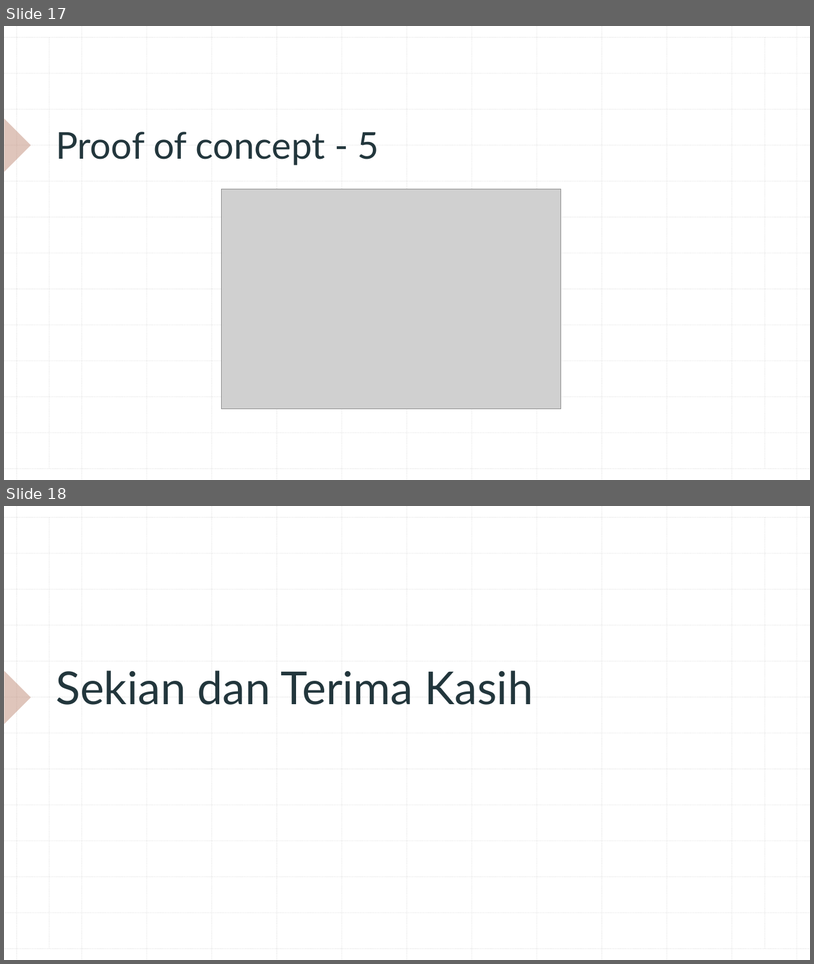
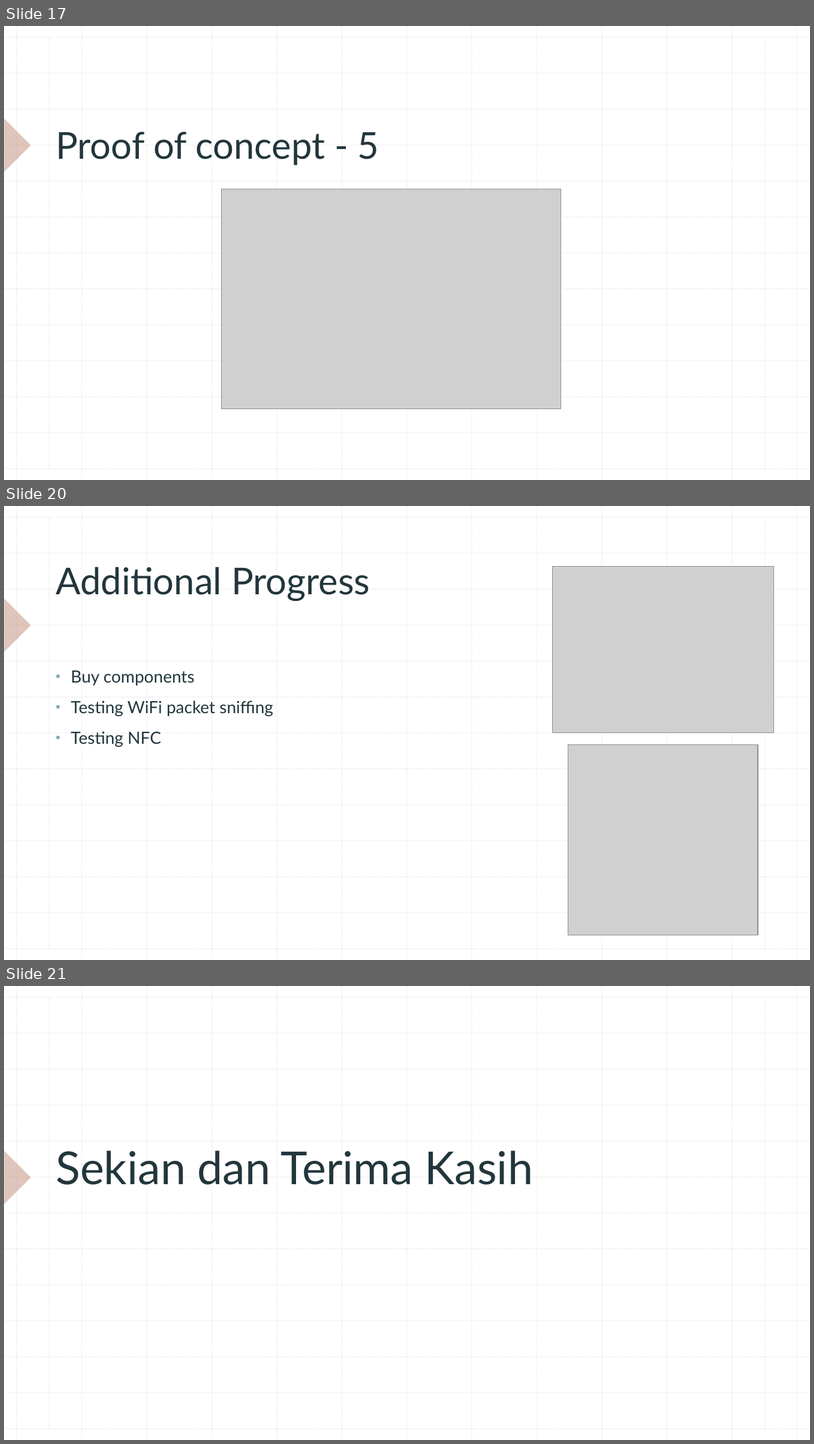
Before and after one commit to saufik-ramadhan/signalforge, a slide deck: proposal/Perancangan_Sistem_Elektronika_2.pptx. Shown one above the other, each under a label of ours: slides 17 and 18 before the commit, slides 17, 20 and 21 after it; the slides between them are not shown. The pictures are 814x964 and 814x1444 pixels, drawn with LibreOffice and Linux fonts; fonts in the diff are those of the drawing; grey boxes stand for pictures. Boxes give left, top, right and bottom in pixels: in the first picture for what was removed or moved away, otherwise in the second. Text is boxed around its words. In the diff, an @@ line names an element or a change of style, - is before the commit and + after.

```diff
--- a/proposal/Perancangan_Sistem_Elektronika_2.pptx
+++ b/proposal/Perancangan_Sistem_Elektronika_2.pptx
@@ slide 20 added at [4, 506, 810, 960], background #FFFFFF; not listed: 29 template elements that a slide beside it also shows @@
@@ title added at [56, 567, 370, 601], 44 pt, text #22363C @@
+Additional Progress
@@ picture added at [552, 567, 774, 733] @@
@@ text added at [71, 670, 273, 747], 20 pt, text #22363C @@
+▪ Buy components
+▪ Testing WiFi packet sniffing
+▪ Testing NFC
@@ picture added at [569, 745, 758, 935] @@
@@ what was slide 18 is now slide 21 @@
```
Also in this commit, not shown: 2 other slides added, 9 other files.
